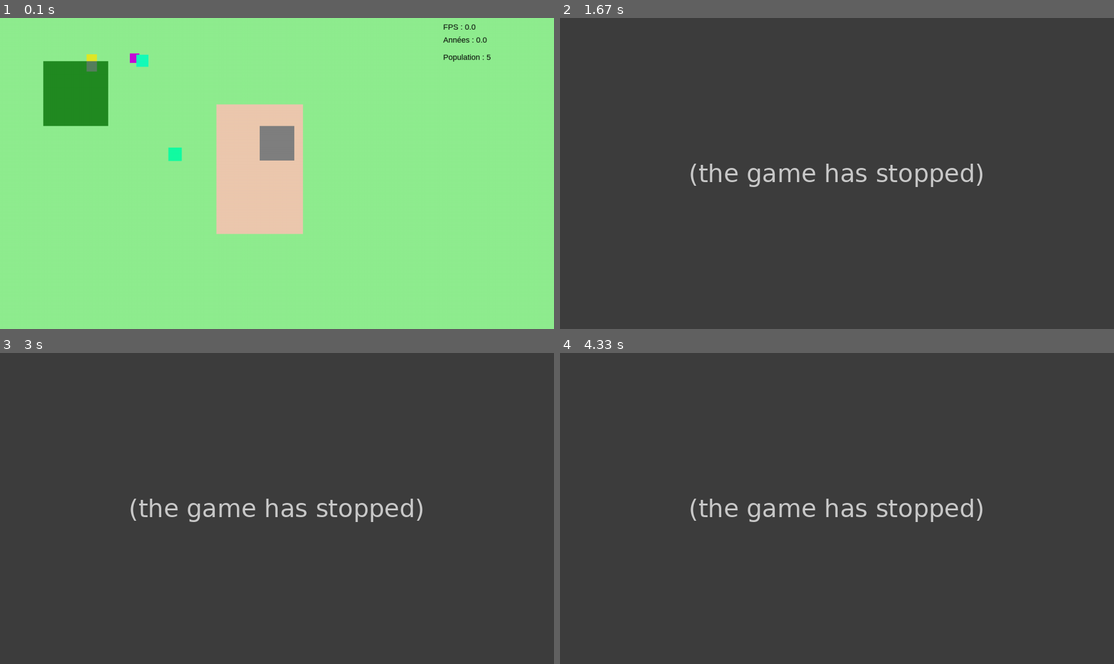
Above: before the commit, frames 1-4 (two rows, left to right).
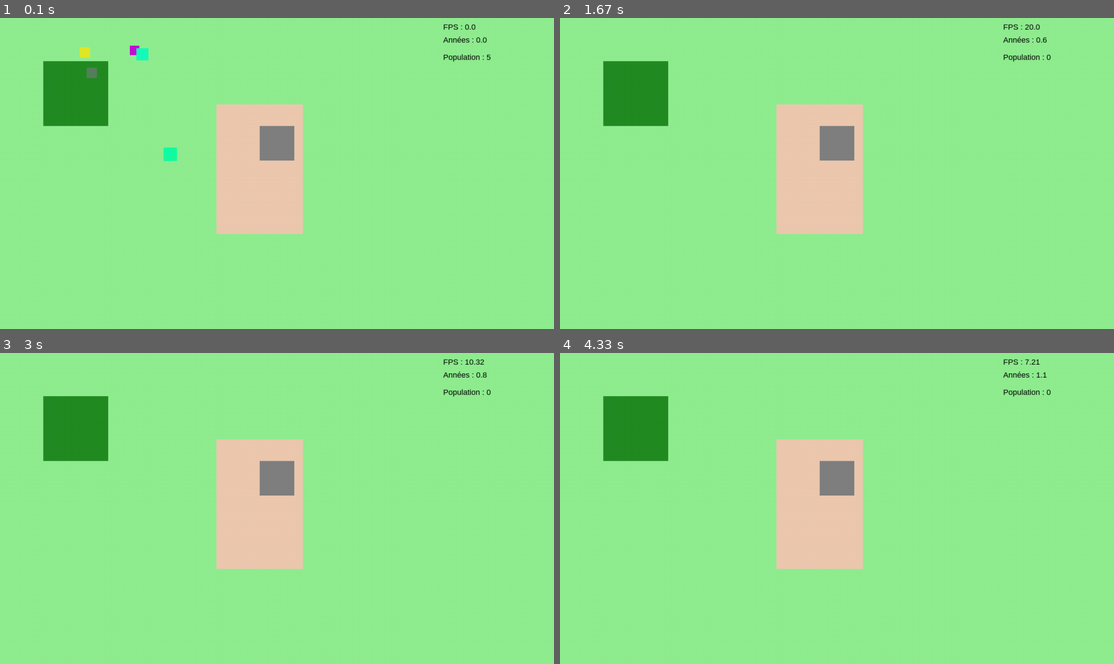
Above: after the commit, the same moments.

Repository: mea-me/ProjetS2-2026-CMI
Game: pygame game, started from src/prototypePy/main.py
The game is run twice, just before and just after one commit, with the same random seed, the same clock (stepped at 60 frames per second) and the same inputs.
Inputs (mouse positions are in pixels of both pictures, inside the frame that each line leads up to):
- Up to frame 1 (0.1 s): no input
- Up to frame 2 (1.67 s): click (837, 173) at 0.4 s
- Up to frame 3 (3 s): tap Enter at 1.67, 2, 2.4, 2.7, 2.9 s
- Up to frame 4 (4.33 s): tap Enter at 3.23, 3.53, 3.73, 4.03, 4.3 s

The runs differ from the first frame. In frame 1, 0.4% of the frame differs, in the area x 14-33%, y 8-47%; in frame 2, 100%; in frame 3, 100%; in frame 4, 100%, in the area x 0-100%, y 0-100%.
Error before the commit: TypeError: 'bool' object is not callable (livings.py line 106); the game stopped at 1.62 s (later frames are placeholders)

Commit message:
FIX:début de la branche sur de bonne base

Diff:
--- a/src/prototypePy/main.py
+++ b/src/prototypePy/main.py
@@ -85,6 +85,7 @@
         # on dessine la population =)
         for g in Population.populations:
             g.draw(screen)
+            g.deplacement_random()
             #deplacement en soustrayant le x des dux individu besoin de trouver le pplus proche voisin avant
 
         Population.update(W,H,world)
--- a/src/prototypePy/structures/individu.py
+++ b/src/prototypePy/structures/individu.py
@@ -29,11 +29,11 @@
 
     def update(self):
         # c'est ça qu'on fera a chaque 'tick' de la clock pygame
-        self.age += 1/60
+        self.age += 1
         self.energie -= 0.1 * self.genome.get_val("taille") # Plus on est gros, plus on consomme
 
         if self.energie <= 0:
-            self.is_alive = False #bleurgh
+            self.alive = False #bleurgh##
 
     def draw(self,screen):
         pygame.draw.rect(screen, self.genome.get_val("couleur"), self.rect)
@@ -50,7 +50,7 @@
         pass
 
     def is_alive(self):
-        if self.age >= 900:
+        if self.age >= 15:
            return False
         return True
 
